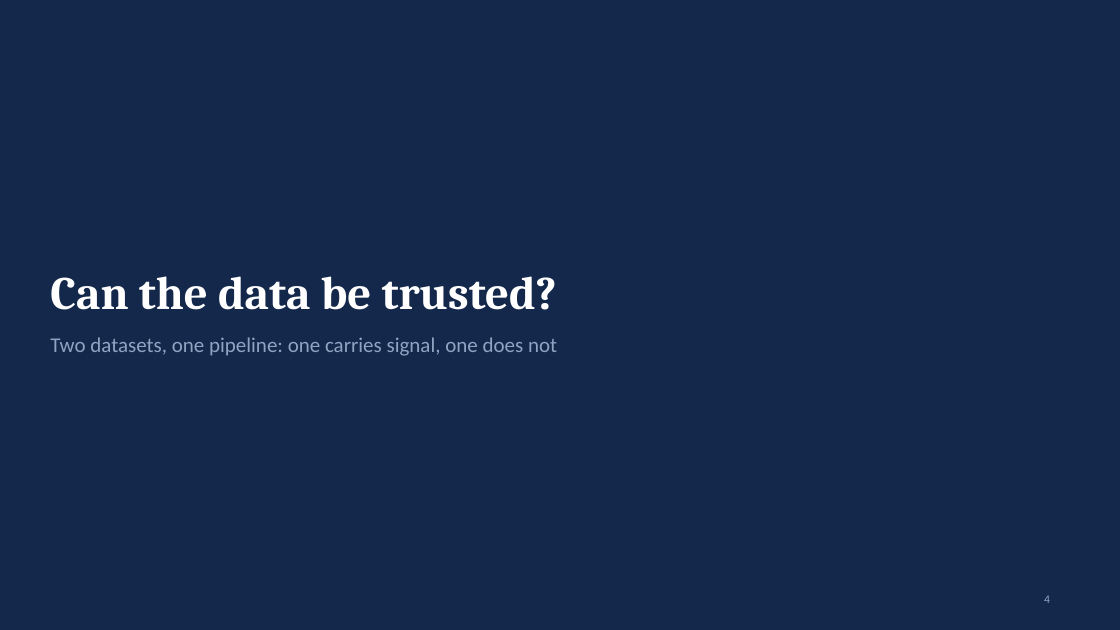
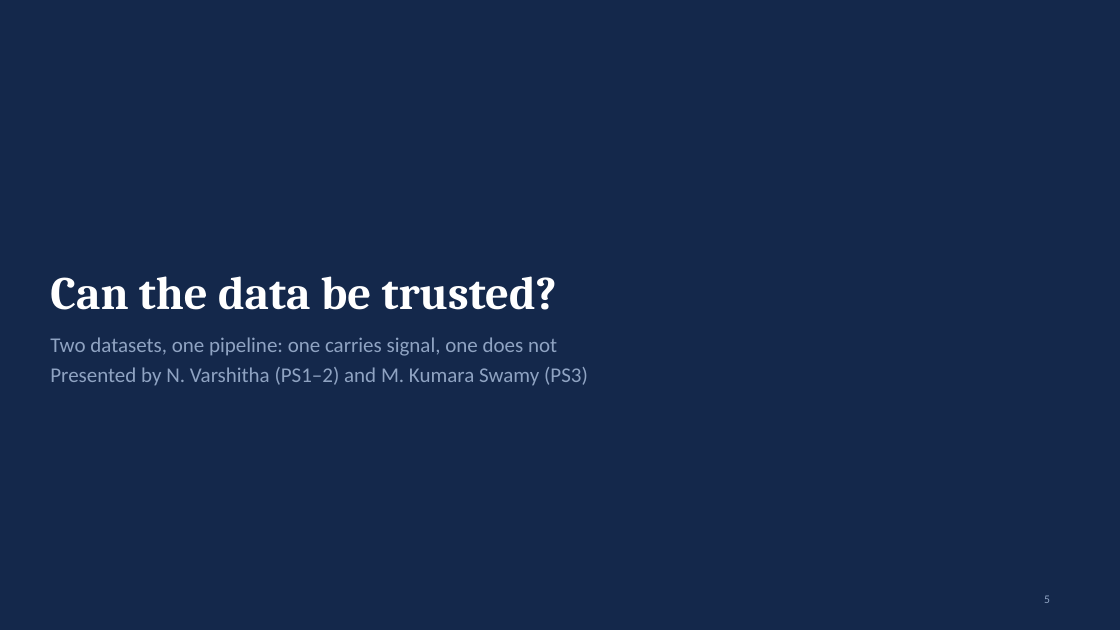
Before and after one commit to naishadhvytla/hackathon01calibo, a slide deck: slide 5 of docs/FraudGuard_Presentation.pptx (slide 4 before the commit). Drawn at 1120x630 pixels with LibreOffice and Linux fonts; fonts in the diff are those of the drawing. Boxes give left, top, right and bottom in pixels: in the first picture for what was removed or moved away, otherwise in the second. Text is boxed around its words. In the diff, an @@ line names an element or a change of style, - is before the commit and + after.

Commit message:
Team details, live URL, PS ownership; fix overlapping chart titles
- Group 8 · Matrix Mechanics, members and https://calibofraudguard.netlify.app/ in the deck, all Word documents, README, notebook, web app and Streamlit demo
- Problem-statement owners: PS1-2 N. Varshitha, PS3-4 M. Kumara Swamy, PS5-6 V. Naishadh, PS7-8 M. Suman Srinivas
- Deck: new team/ownership slide, presenter named on every slide, placeholders replaced, demo screenshots retaken (27 slides)
- Figures: super-titles moved above panel titles (fixes overlap on the fraud-by-amount/hour slide and six other charts); notebooks re-executed, every number unchanged
- README .docx: code blocks and table widths readable

```diff
--- a/docs/FraudGuard_Presentation.pptx
+++ b/docs/FraudGuard_Presentation.pptx
@@ text at <box>50,367,588,386</box>: paragraph added @@
+Presented by N. Varshitha (PS1–2) and M. Kumara Swamy (PS3)
@@ page number at <box>1044,595,1050,603</box>: text changed @@
-4
+5
```
Also in this commit, not shown: 25 other slides changed, 1 slide added, 32 other files.
